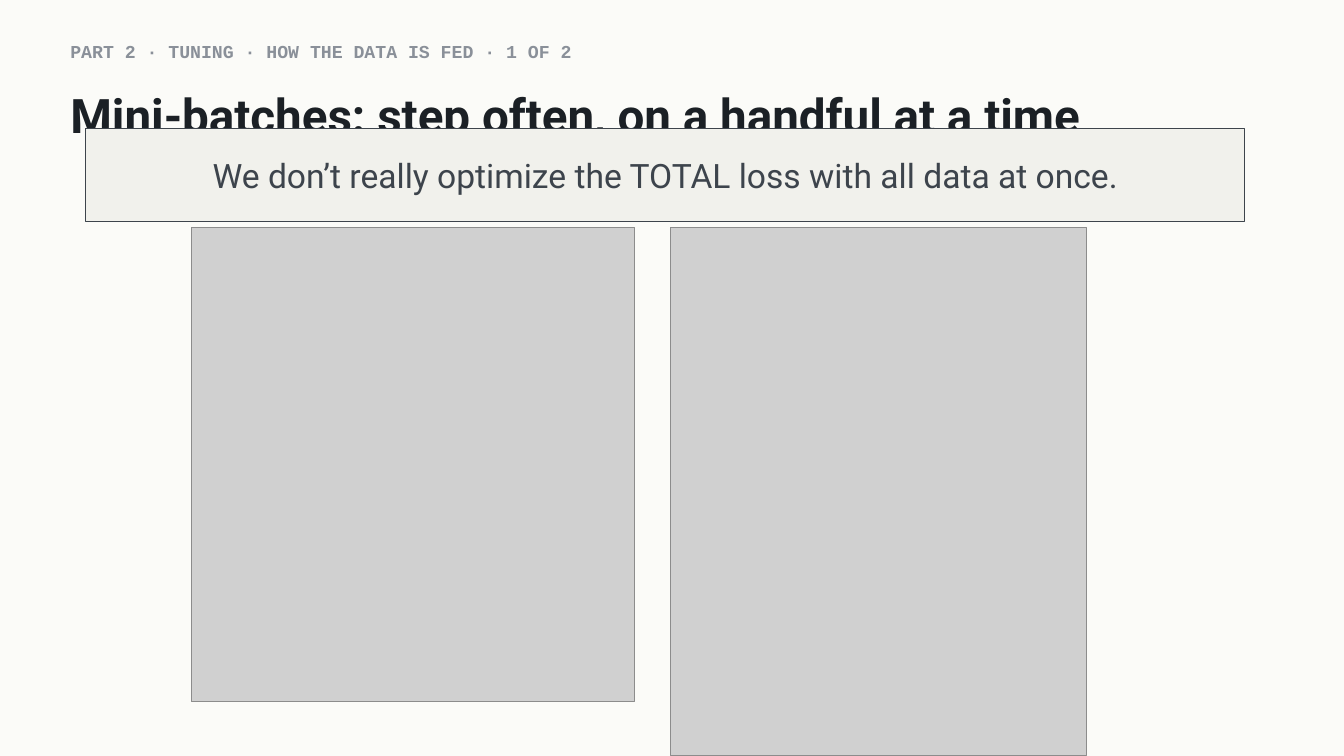
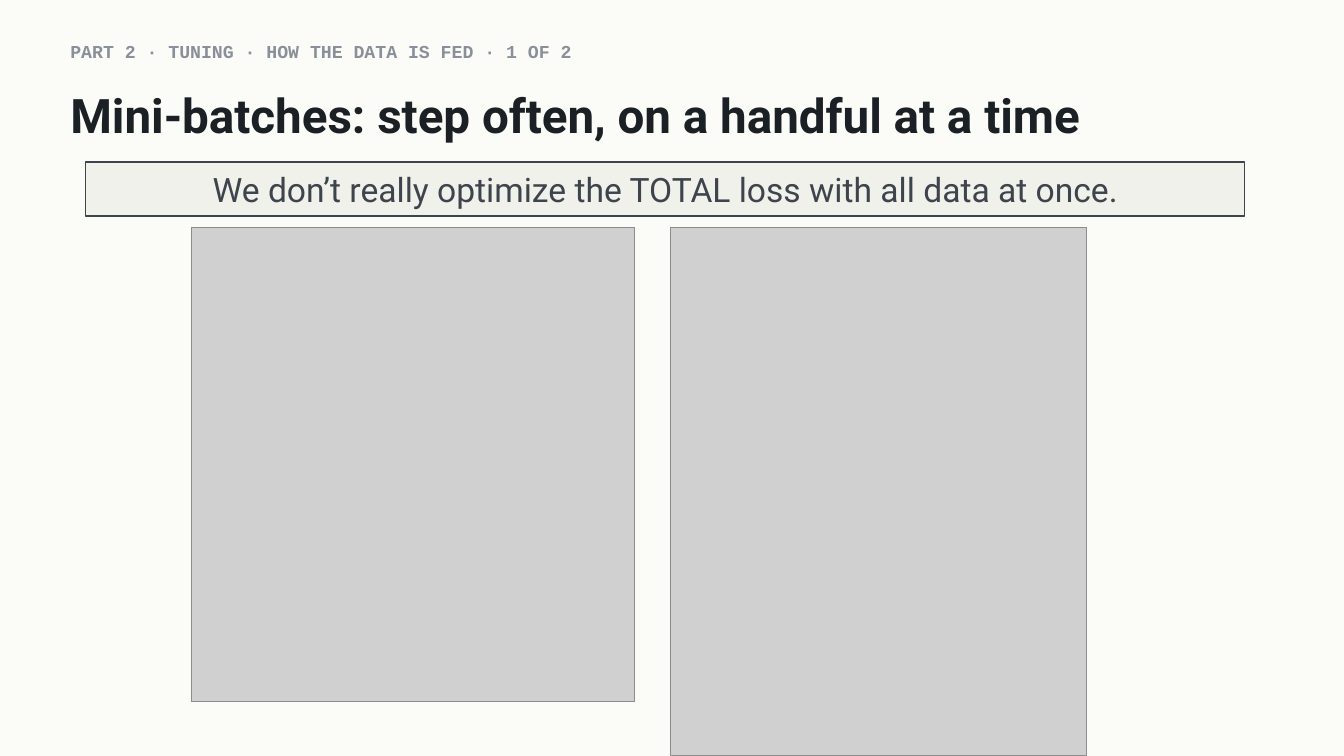
Before and after one commit to indigobio/msacl_dl_course, a slide deck: slide 12 of slides/pptx/lecture04_training_practice.pptx. Drawn at 1344x756 pixels with LibreOffice and Linux fonts; fonts in the diff are those of the drawing; grey boxes stand for pictures. Boxes give left, top, right and bottom in pixels: in the first picture for what was removed or moved away, otherwise in the second. Text is boxed around its words. In the diff, an @@ line names an element or a change of style, - is before the commit and + after.

```diff
--- a/slides/pptx/lecture04_training_practice.pptx
+++ b/slides/pptx/lecture04_training_practice.pptx
@@ rectangle "We don’t really optimize the ...": place and size @@
-rectangle "We don’t really optimize the ..." at [86, 129, 1245, 222]
+rectangle "We don’t really optimize the ..." at [86, 162, 1245, 217]
```
Also in this commit, not shown: 7 other slides changed, 1 slide added, 1 slide removed, 33 other files.
